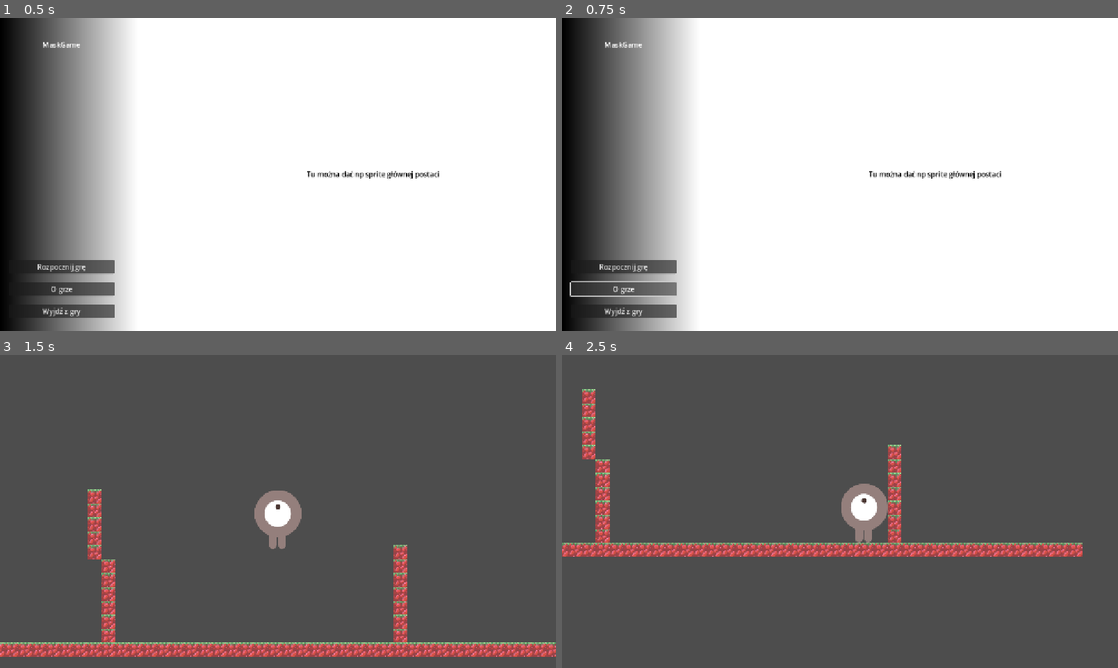
Above: before the commit, frames 1-4 (two rows, left to right).
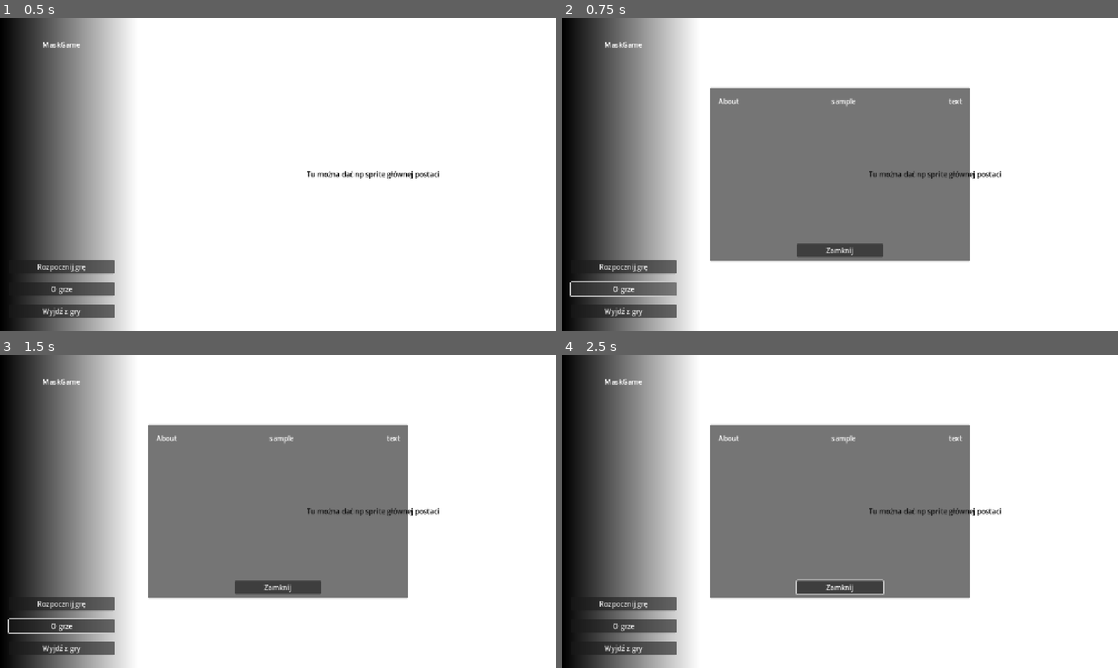
Above: after the commit, the same moments.

Repository: Viikuu/MaskGame
Game: Godot game, scene res://scenes/ui/main_menu.tscn
Same seed, same stepped clock (60 frames per second), same inputs: the game is played once before the commit and once after it. This scene is started directly instead of the project's main scene.
Inputs:
- Up to frame 1 (0.5 s): no input
- Up to frame 2 (0.75 s): click "O grze" at 0.5 s
- Up to frame 3 (1.5 s): click "Rozpocznij grę" at 1.25 s
- Up to frame 4 (2.5 s): hold Right (move_right) from 2.03 s (still down)

Frame 1 is identical in both runs. In frame 2, 26% of the frame differs, in the area x 26-74%, y 22-78%; in frame 3, 94%; in frame 4, 95%, in the area x 0-100%, y 0-100%.

Commit message:
Add MessageWindow usage as AboutWindow

Diff:
--- a/scenes/ui/main_menu.tscn
+++ b/scenes/ui/main_menu.tscn
@@ -1,6 +1,7 @@
-[gd_scene load_steps=4 format=3 uid="uid://dmwcrwdr54vhi"]
+[gd_scene load_steps=5 format=3 uid="uid://dmwcrwdr54vhi"]
 
 [ext_resource type="Script" uid="uid://by25b1i8wnuak" path="res://scripts/ui/main_menu.gd" id="1_sl1te"]
+[ext_resource type="PackedScene" uid="uid://bmjhjuoygqt1l" path="res://scenes/ui/message_window.tscn" id="2_fe2o3"]
 
 [sub_resource type="Gradient" id="Gradient_gl0q7"]
 offsets = PackedFloat32Array(0, 0.24666667)
@@ -82,6 +83,10 @@
 text = "Tu można dać np sprite głównej postaci"
 horizontal_alignment = 1
 
+[node name="AboutWindow" parent="." instance=ExtResource("2_fe2o3")]
+visible = false
+layout_mode = 1
+
 [connection signal="pressed" from="LeftContainer/ButtonContainer/VBoxContainer/StartGame" to="." method="_on_start_game_pressed"]
 [connection signal="pressed" from="LeftContainer/ButtonContainer/VBoxContainer/About" to="." method="_on_about_pressed"]
 [connection signal="pressed" from="LeftContainer/ButtonContainer/VBoxContainer/Quit" to="." method="_on_quit_pressed"]
--- a/scripts/ui/main_menu.gd
+++ b/scripts/ui/main_menu.gd
@@ -1,22 +1,13 @@
 extends Control
 
-
-# Called when the node enters the scene tree for the first time.
-func _ready() -> void:
-	pass # Replace with function body.
-
-
-# Called every frame. 'delta' is the elapsed time since the previous frame.
-func _process(delta: float) -> void:
-	pass
-
+@onready var about_window: Control = $AboutWindow
 
 func _on_start_game_pressed() -> void:
 	get_tree().change_scene_to_file("res://main.tscn")
 
 
 func _on_about_pressed() -> void:
-	print("about placeholder")
+	about_window.open("About sample text")
 
 
 func _on_quit_pressed() -> void:
